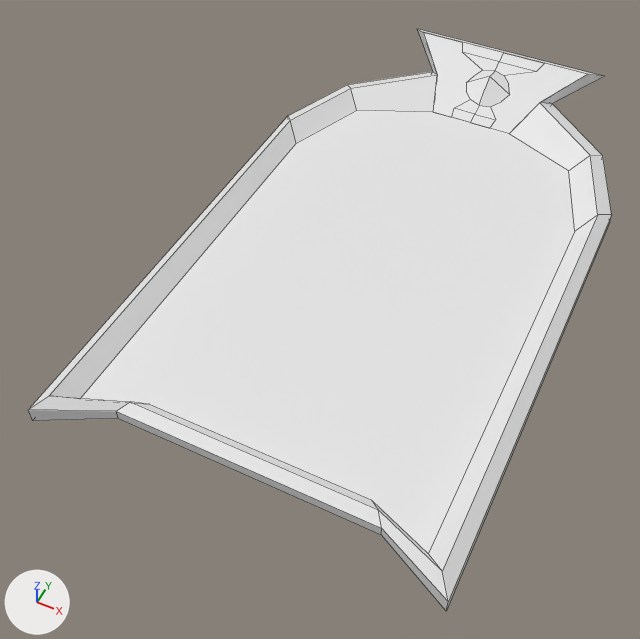
The OBJ model C.A.R.D/Assets/Models/player.obj: old version first, new version second.
Rendered twice from a 50 mm lens placed at (3.13, -7.99, 8.59), pointed at (-0.59, -0.57, -0.7). Arrows for +X, +Y and +Z are at lower left; the lights stay in place. Mesh edges are drawn as thin lines. Materials are left out; every surface is plain grey. Where no turn or scale is listed for an object, it has been applied to the vertices. Vertices at the same position are counted once.
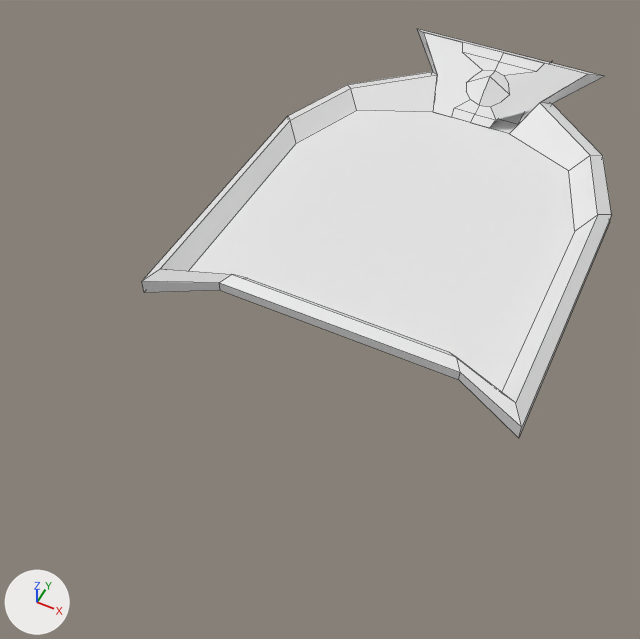
Boxes [x1, y1, x2, y2] around the edits, measured in the pictures (640 x 639 px; the box of a moved part takes in the faces that stretch with it):
```json
{"object": "Cube", "change": "reshaped", "before": [28, 29, 612, 610], "after": [142, 29, 612, 438], "on screen": "19% narrower, 30% shorter"}
{"part": 1, "of": "me_cube", "change": "moved or reshaped", "before": [28, 64, 585, 610], "after": [142, 62, 585, 438]}
```

Scene script edits in JSON lines:
```json
{"block": "me_cube", "where": "# used by ob_cube; location = (0.0, 0.0, 0.0)"}
{"op": "remove", "block": "me_cube", "code": "me_cube.from_pydata(...)  # 83 vertices, 48 faces; spans x -2.63..2.57, y -4.06..5.31, z -0.02..0.62"}
{"op": "add", "block": "me_cube", "code": "me_cube.from_pydata(...)  # 84 vertices, 48 faces; spans x -2.63..2.57, y -1.73..5.98, z -0.02..0.62"}
{"block": "me_cube", "change": "me_cube part 1"}
{"block": "me_cube", "change": "1 face is deleted"}
{"block": "me_cube", "change": "13 vertices in x -2.25..2.57, y -4.06..-3.31, z -0.02..0.3 move by (0.0, 2.33, 0.0)"}
{"block": "me_cube", "change": "3 vertices in x -2.63..-2.47, y -4.05..-3.83, z -0.02..0.3 move by (0.0, 2.32, 0.0)"}
{"block": "me_cube", "change": "1 vertex is added at (0.64, 5.98, 0.09)"}
{"block": "me_cube", "change": "1 new face joins them"}
```
